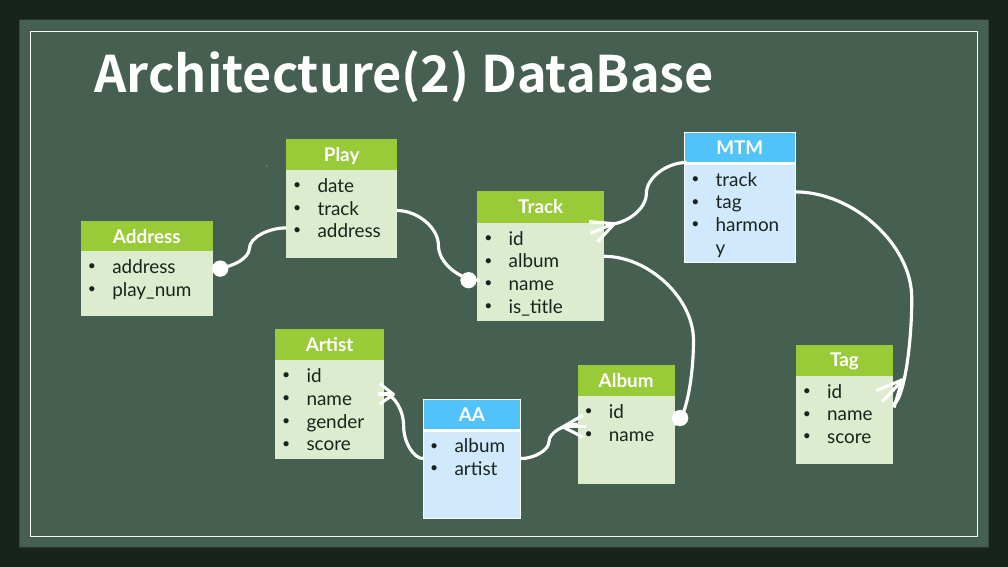
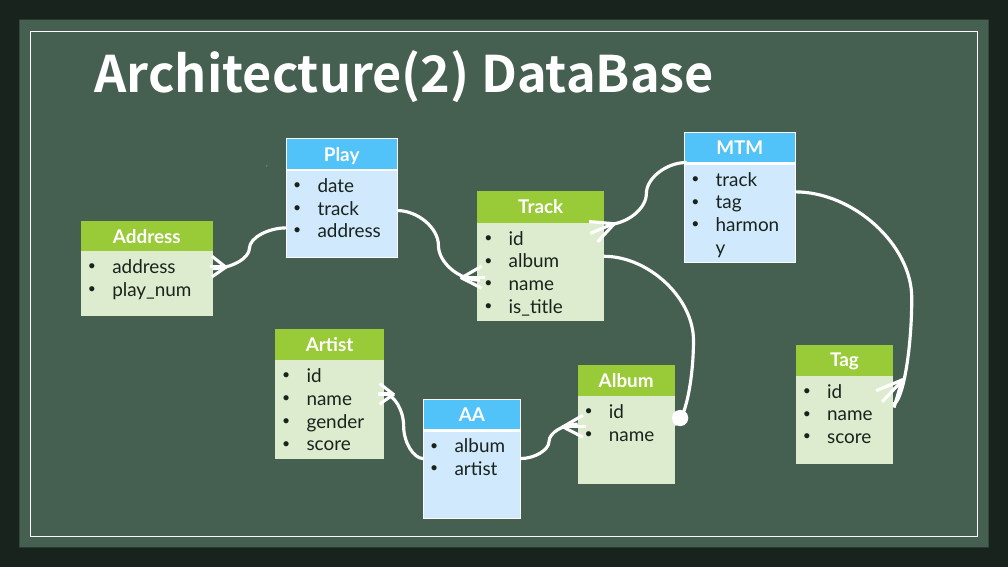
Before and after one commit to NaverSnu-MusicProject/meetings, a slide deck: slide 8 of D조_최종발표.pptx. Drawn at 1008x567 pixels with LibreOffice and Linux fonts; fonts in the diff are those of the drawing; background and template pictures are left out. Boxes give left, top, right and bottom in pixels: in the first picture for what was removed or moved away, otherwise in the second. Text is boxed around its words. In the diff, an @@ line names an element or a change of style, - is before the commit and + after.

Commit message:
change final representation data

```diff
--- a/D조_최종발표.pptx
+++ b/D조_최종발표.pptx
@@ table at <box>287,138,397,258</box> @@
@@ fill #99CB38 to #51C3F9 in row 1, column 1 @@
@@ fill #DEECCE to #D0E9FD in row 2, column 1 @@
@@ borders changed @@
@@ line added from (226, 267) to (210, 267), #FFFFFF 3 pt @@
@@ ellipse removed at <box>212,261,228,276</box> @@
@@ line added from (226, 267) to (212, 277), #FFFFFF 3 pt @@
@@ line added from (226, 268) to (212, 256), #FFFFFF 3 pt @@
@@ line added from (461, 278) to (482, 266), #FFFFFF 3 pt @@
@@ ellipse removed at <box>461,272,476,287</box> @@
@@ line added from (461, 278) to (482, 288), #FFFFFF 3 pt @@
@@ line added from (462, 278) to (485, 278), #FFFFFF 3 pt @@
```
Also in this commit, not shown: 5 other slides changed, 1 other file.
